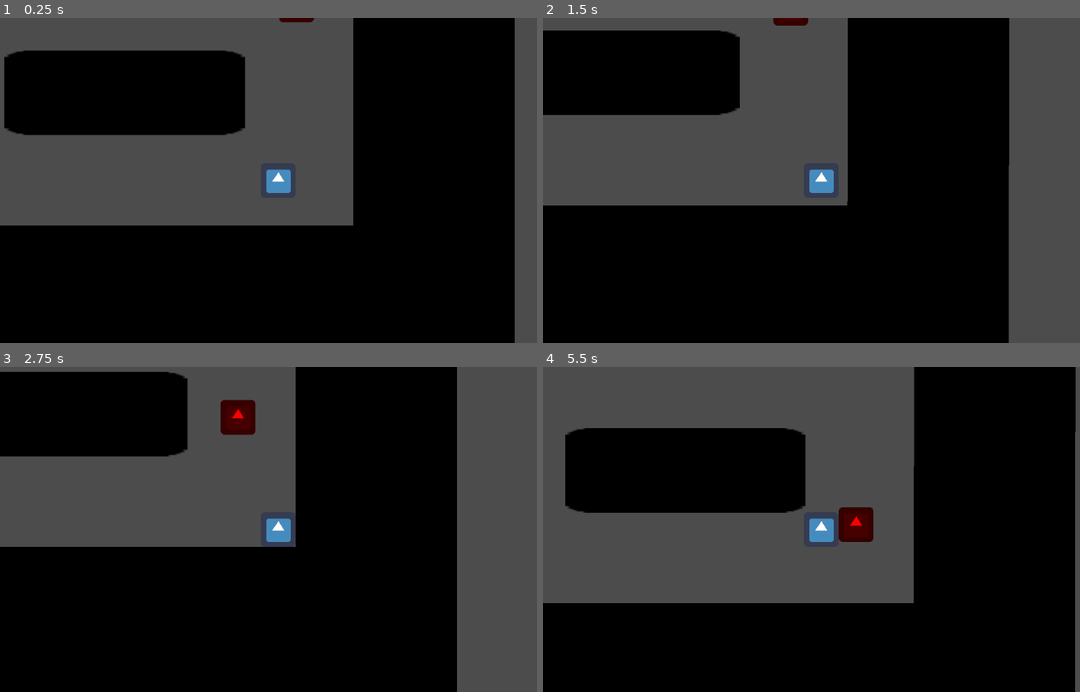
Above: before the commit, frames 1-4 (two rows, left to right).
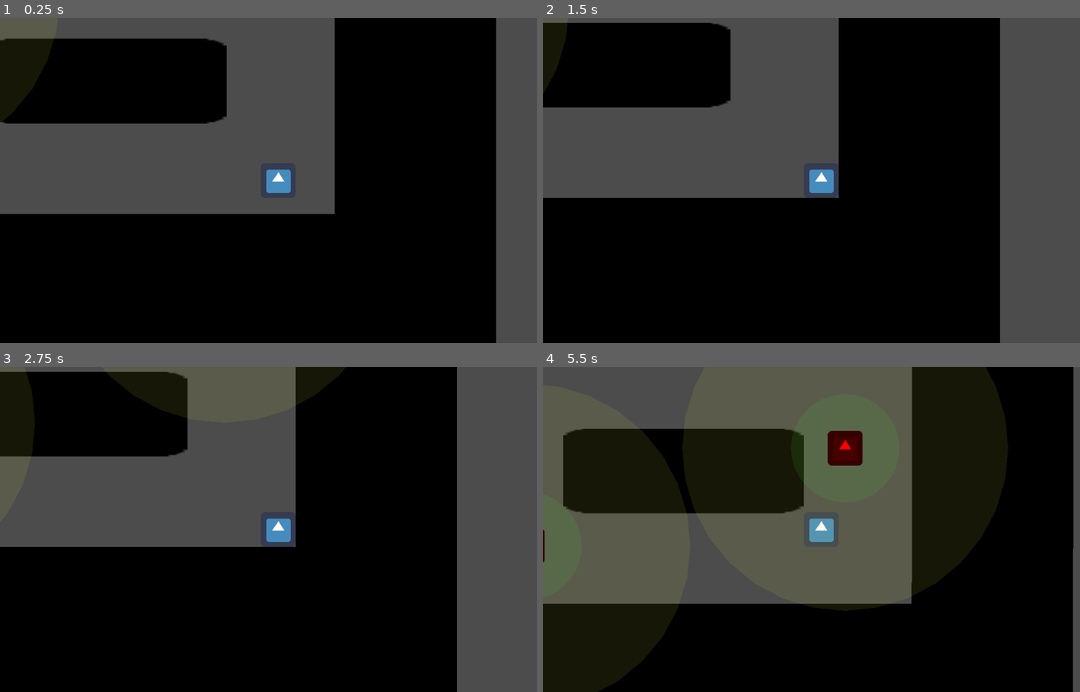
Above: after the commit, the same moments.

Repository: MeTuS12/blackthornJam
Game: Godot game, scene res://Main.tscn
The game is run twice, just before and just after one commit, with the same random seed, the same clock (stepped at 60 frames per second) and the same inputs. The engine's default icon, where the game draws it, is replaced by a stand-in: a white triangle on a blue panel in a dark square.
Inputs:
- Up to frame 1 (0.25 s): no input
- Up to frame 2 (1.5 s): tap Enter at 0.5 s; hold Right (ui_right) 0.53-1.28 s; hold Ctrl (ui_ctrl) 0.53-1.28 s; tap Shift (ui_shift) at 0.8, 1.35 s; hold Down (ui_down) from 1.28 s (still down)
- Up to frame 3 (2.75 s): tap Ctrl (ui_ctrl) at 1.55 s; release Down (ui_down) at 2.03 s; hold Right (ui_right) from 2.03 s (still down); hold Ctrl (ui_ctrl) from 2.03 s (still down); tap Shift (ui_shift) at 2.3 s
- Up to frame 4 (5.5 s): release Right (ui_right) at 2.78 s; release Ctrl (ui_ctrl) at 2.78 s; hold Up (ui_up) 2.78-3.53 s; tap Shift (ui_shift) at 2.85, 3.8, 4.35, 5.3 s; tap Ctrl (ui_ctrl) at 3.05, 4.55 s; hold Ctrl (ui_ctrl) 3.53-4.28 s; hold Left (ui_left) 3.53-5.03 s; hold Down (ui_down) from 5.03 s (still down); hold Ctrl (ui_ctrl) from 5.03 s (still down)

The runs differ from the first frame. In frame 1, 12% of the frame differs, in the area x 0-96%, y 0-100%; in frame 2, 6.2%; in frame 3, 0.7%; in frame 4, 8.8%.

Commit message:
Enemigo te persigue al escuchar

Diff:
--- a/Main.tscn
+++ b/Main.tscn
@@ -23,12 +23,14 @@
 ]]
 
 [node name="NavigationPolygonInstance" type="NavigationPolygonInstance" parent="Navigation2D"]
-navpoly = SubResource( 3 )
+navpoly = SubResource( 1 )
 
 [node name="Map" type="Node2D" parent="Navigation2D"]
 
 [node name="StaticBody2D" type="StaticBody2D" parent="Navigation2D/Map"]
 position = Vector2( 1017.62, 395.79 )
+collision_layer = 4
+collision_mask = 0
 __meta__ = {
 "_edit_group_": true
 }
@@ -39,10 +41,12 @@
 texture = ExtResource( 3 )
 
 [node name="CollisionShape2D" type="CollisionShape2D" parent="Navigation2D/Map/StaticBody2D"]
-shape = SubResource( 1 )
+shape = SubResource( 2 )
 
 [node name="StaticBody2D2" type="StaticBody2D" parent="Navigation2D/Map"]
 position = Vector2( 325.615, 397.79 )
+collision_layer = 4
+collision_mask = 0
 __meta__ = {
 "_edit_group_": true
 }
@@ -53,10 +57,12 @@
 texture = ExtResource( 3 )
 
 [node name="CollisionShape2D" type="CollisionShape2D" parent="Navigation2D/Map/StaticBody2D2"]
-shape = SubResource( 1 )
+shape = SubResource( 2 )
 
 [node name="StaticBody2D3" type="StaticBody2D" parent="Navigation2D/Map"]
 position = Vector2( 239.615, 99.7897 )
+collision_layer = 4
+collision_mask = 0
 __meta__ = {
 "_edit_group_": true
 }
@@ -67,10 +73,12 @@
 texture = ExtResource( 3 )
 
 [node name="CollisionShape2D" type="CollisionShape2D" parent="Navigation2D/Map/StaticBody2D3"]
-shape = SubResource( 1 )
+shape = SubResource( 2 )
 
 [node name="StaticBody2D4" type="StaticBody2D" parent="Navigation2D/Map"]
 position = Vector2( 915.615, 89.7897 )
+collision_layer = 4
+collision_mask = 0
 __meta__ = {
 "_edit_group_": true
 }
@@ -81,10 +89,12 @@
 texture = ExtResource( 3 )
 
 [node name="CollisionShape2D" type="CollisionShape2D" parent="Navigation2D/Map/StaticBody2D4"]
-shape = SubResource( 1 )
+shape = SubResource( 2 )
 
 [node name="StaticBody2D5" type="StaticBody2D" parent="Navigation2D/Map"]
 position = Vector2( 628.029, -290.295 )
+collision_layer = 4
+collision_mask = 0
 __meta__ = {
 "_edit_group_": true
 }
@@ -95,10 +105,12 @@
 texture = ExtResource( 3 )
 
 [node name="CollisionShape2D" type="CollisionShape2D" parent="Navigation2D/Map/StaticBody2D5"]
-shape = SubResource( 2 )
+shape = SubResource( 3 )
 
 [node name="StaticBody2D6" type="StaticBody2D" parent="Navigation2D/Map"]
 position = Vector2( 658.301, 789.416 )
+collision_layer = 4
+collision_mask = 0
 __meta__ = {
 "_edit_group_": true
 }
@@ -109,11 +121,13 @@
 texture = ExtResource( 3 )
 
 [node name="CollisionShape2D" type="CollisionShape2D" parent="Navigation2D/Map/StaticBody2D6"]
-shape = SubResource( 2 )
+shape = SubResource( 3 )
 
 [node name="StaticBody2D7" type="StaticBody2D" parent="Navigation2D/Map"]
 position = Vector2( -310.411, 247.878 )
 rotation = -1.57018
+collision_layer = 4
+collision_mask = 0
 __meta__ = {
 "_edit_group_": true
 }
@@ -124,11 +138,13 @@
 texture = ExtResource( 3 )
 
 [node name="CollisionShape2D" type="CollisionShape2D" parent="Navigation2D/Map/StaticBody2D7"]
-shape = SubResource( 2 )
+shape = SubResource( 3 )
 
 [node name="StaticBody2D8" type="StaticBody2D" parent="Navigation2D/Map"]
 position = Vector2( 1586.65, 207.515 )
 rotation = -1.57018
+collision_layer = 4
+collision_mask = 0
 __meta__ = {
 "_edit_group_": true
 }
@@ -139,22 +155,22 @@
 texture = ExtResource( 3 )
 
 [node name="CollisionShape2D" type="CollisionShape2D" parent="Navigation2D/Map/StaticBody2D8"]
-shape = SubResource( 2 )
+shape = SubResource( 3 )
 
 [node name="Player" parent="." instance=ExtResource( 1 )]
-position = Vector2( 1300, 558 )
+position = Vector2( 1333.94, 579.213 )
 
 [node name="Enemy" parent="." instance=ExtResource( 2 )]
-position = Vector2( 576.855, -45.4084 )
+position = Vector2( -49.6414, -58.1363 )
 
 [node name="Enemy2" parent="." instance=ExtResource( 2 )]
-position = Vector2( 657.581, 561.719 )
+position = Vector2( 1296.69, -58.1363 )
 
 [node name="Enemy3" parent="." instance=ExtResource( 2 )]
-position = Vector2( -60.5445, 258.996 )
+position = Vector2( 632.009, 243.091 )
 
 [node name="Enemy4" parent="." instance=ExtResource( 2 )]
-position = Vector2( 1333.66, 233.769 )
+position = Vector2( -21.3572, 557.046 )
 
 [node name="pick_up" parent="." instance=ExtResource( 4 )]
 position = Vector2( -25.4559, 548.715 )
--- a/Nodes/Enemy.gd
+++ b/Nodes/Enemy.gd
@@ -4,6 +4,9 @@
 
 
 enum STATE { WAIT, GO_TO_POINT, AWARE, CHASING, LOST_TARGET }
+
+const DISTANCE_RUN = 300
+const DISTANCE_WALK = 100
 
 var motion = Vector2()
 var direction = Vector2()
@@ -22,7 +25,7 @@
 export var target_min_distance = 50
 
 
-onready var pickUps = $PickUps
+#onready var pickUps = $PickUps
 
 var is_aware = false
 
@@ -35,6 +38,12 @@
 
 var navigation = null
 var path = null
+var player = null
+
+var view_target = null
+var hit_pos = null
+var vis_color = Color(.867,.91,.247,.1)
+var ear_color = Color(.247,.91,.247,.1)
 
 var state = STATE.WAIT
 
@@ -49,6 +58,10 @@
 	assert( navigation.size() > 0, "No existe ningún objeto Navigation2D (tiene que pertenecer al grupo 'navigation')" )
 	navigation = navigation[0]
 
+	player = get_tree().get_nodes_in_group('player')
+	assert( player.size() > 0, "No existe ningún objeto Navigation2D (tiene que pertenecer al grupo 'player')" )
+	player = player[0]
+
 	change_state(STATE.WAIT)
 
 
@@ -58,7 +71,7 @@
 	state = new_state
 
 	if has_method(new_state_str + '_init'):
-		print(new_state_str + '_init')
+#		print(new_state_str + '_init')
 		call(new_state_str + '_init')
 
 
@@ -66,7 +79,7 @@
 	var state_str = STATE.keys()[state]
 
 	if has_method(state_str + '_end'):
-		print(state_str + '_end')
+#		print(state_str + '_end')
 		call(state_str + '_end')
 
 
@@ -76,18 +89,57 @@
 	if has_method(state_str):
 		call(state_str, delta)
 
+	if view_target:
+		aim()
+
+
+
+func aim():
+	var space_state = get_world_2d().direct_space_state
+	var result = space_state.intersect_ray(position, view_target.position, [self])
+
+	if result:
+		hit_pos = result.position
+		if result.collider.name == "Player":
+			$Sprite.self_modulate.r = 2.0
+
+
+
+func _draw():
+#	 Lejos
+	draw_circle(Vector2(), 300, vis_color)
+#	 Cerca
+	draw_circle(Vector2(), 100, ear_color)
+
+
 
 func WAIT_init():
 	yield(get_tree().create_timer(wait_time), "timeout")
+	is_aware = false
 	end_state()
 
-#
-#func WAIT():
-#	pass
+
+func WAIT(_delta):
+	check_sound()
 
 
 func WAIT_end():
 	change_state(STATE.GO_TO_POINT)
+
+
+
+func check_sound():
+	var distance_to_player = position.distance_to(player.position)
+
+	if distance_to_player < DISTANCE_WALK:
+		if player.is_running():
+			target_point = player.position
+			change_state(STATE.AWARE)
+
+	elif distance_to_player < DISTANCE_RUN:
+		if player.is_running():
+			target_point = player.position
+			change_state(STATE.AWARE)
 
 
 func GO_TO_POINT_init():
@@ -102,6 +154,7 @@
 
 
 func GO_TO_POINT(_delta):
+	check_sound()
 	move_in_path(_delta)
 
 
@@ -150,3 +203,36 @@
 			motion = motion.normalized() * current_max_velocity
 
 	motion = move_and_slide(motion)
+
+
+
+func AWARE_init():
+	path = navigation.get_simple_path(position, target_point)
+
+
+
+func AWARE(_delta):
+	move_in_path(_delta)
+	is_aware = true
+
+
+
+func CHASING_init():
+	path = navigation.get_simple_path(position, hit_pos)
+
+
+
+func CHASING(_delta):
+	move_in_path(_delta)
+	is_aware = true
+
+
+func _on_ViewZone_body_entered(body):
+	if body is Player:
+		view_target = body
+
+
+func _on_ViewZone_body_exited(body):
+	if body == view_target:
+		view_target = null
+		$Sprite.self_modulate.r = 1.0
--- a/Nodes/Enemy.tscn
+++ b/Nodes/Enemy.tscn
@@ -7,7 +7,12 @@
 radius = 31.7019
 height = 0.0
 
+[sub_resource type="CircleShape2D" id=2]
+radius = 193.01
+
 [node name="Enemy" type="KinematicBody2D"]
+collision_layer = 2
+collision_mask = 5
 script = ExtResource( 2 )
 
 [node name="CollisionShape2D" type="CollisionShape2D" parent="."]
@@ -16,3 +21,13 @@
 [node name="Sprite" type="Sprite" parent="."]
 modulate = Color( 1, 0, 0, 1 )
 texture = ExtResource( 1 )
+
+[node name="ViewZone" type="Area2D" parent="."]
+collision_layer = 0
+
+[node name="CollisionShape2D" type="CollisionShape2D" parent="ViewZone"]
+position = Vector2( -224, -1 )
+rotation = 1.5708
+shape = SubResource( 2 )
+[connection signal="body_entered" from="ViewZone" to="." method="_on_ViewZone_body_entered"]
+[connection signal="body_exited" from="ViewZone" to="." method="_on_ViewZone_body_exited"]
--- a/Nodes/Player.gd
+++ b/Nodes/Player.gd
@@ -18,6 +18,8 @@
 
 var current_weight_velocity = 0
 var current_max_velocity = 0
+
+var running = false
 
 export var acceleration = 2500
 export var deceleration = 3000
@@ -57,14 +59,17 @@
 func _physics_process(delta):
 	if Input.is_action_pressed("ui_ctrl"):
 		current_max_velocity = current_weight_velocity * silence_penalicer
+		running = false
 	elif Input.is_action_pressed("ui_shift"):
+		running = true
 		current_max_velocity = current_weight_velocity * run_bonus
+	elif Input.is_action_just_released("ui_shift"):
+		running = false
 	else:
 		current_max_velocity = current_weight_velocity
 
 	direction = check_input()
 	move(delta)
-
 
 func move(delta):
 	if direction == Vector2():
@@ -99,3 +104,7 @@
 	pickUps.add_child(pick_up)
 
 	update_weight_velocity()
+
+
+func is_running():
+	return running
--- a/Nodes/Player.tscn
+++ b/Nodes/Player.tscn
@@ -7,7 +7,10 @@
 radius = 32.2766
 height = 0.0
 
-[node name="Player" type="KinematicBody2D"]
+[node name="Player" type="KinematicBody2D" groups=[
+"player",
+]]
+collision_mask = 6
 script = ExtResource( 2 )
 
 [node name="Sprite" type="Sprite" parent="."]
--- a/project.godot
+++ b/project.godot
@@ -71,6 +71,12 @@
  ]
 }
 
+[layer_names]
+
+2d_physics/layer_1="Player"
+2d_physics/layer_2="Enemy"
+2d_physics/layer_3="Environment"
+
 [rendering]
 
 environment/default_environment="res://default_env.tres"
Not shown: 1 places in Main.tscn that only renumber resources
Not shown: 1 places in Nodes/Enemy.tscn that only renumber resources
